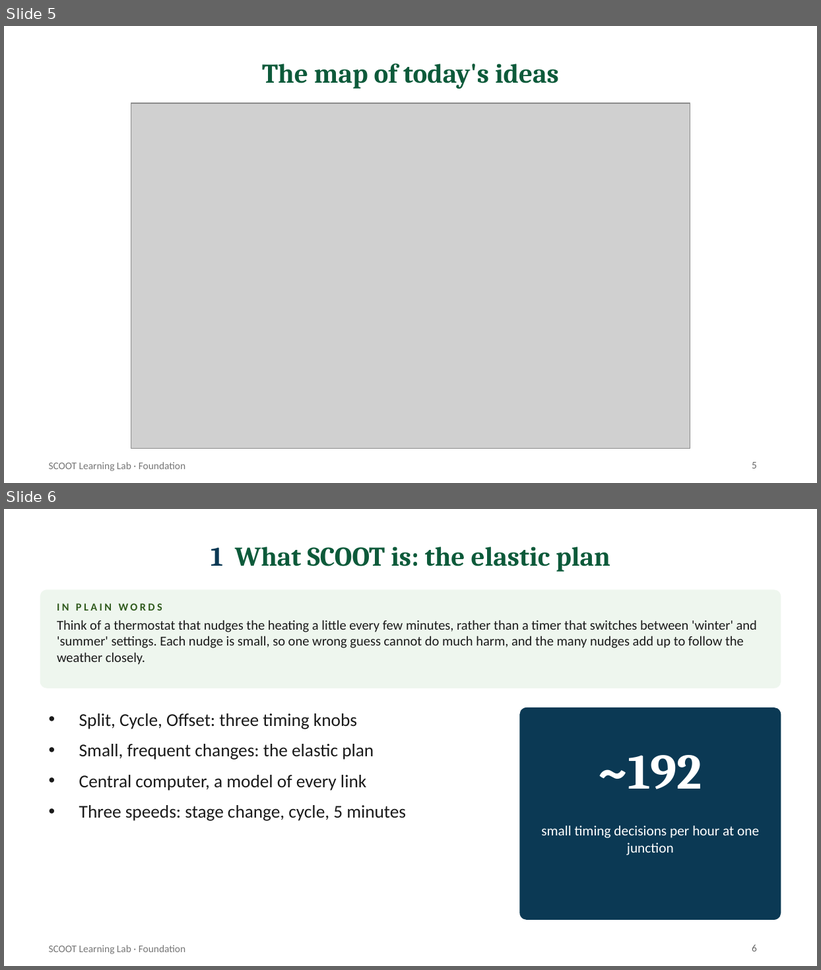
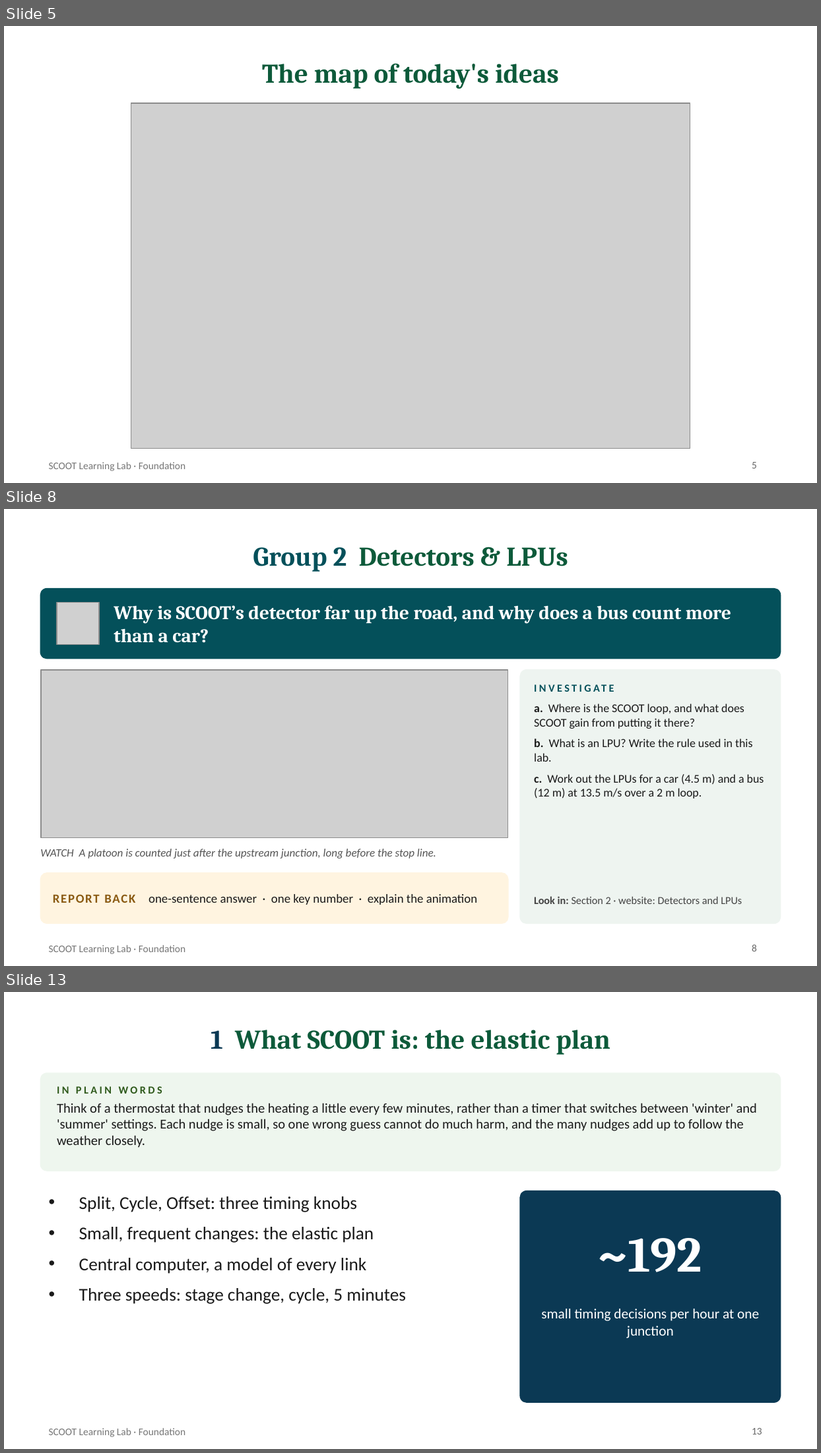
Before and after one commit to smrahmanbd/scoot-learning-lab, a slide deck: docs/materials/SCOOT_Foundation_Presentation.pptx. Shown one above the other, each under a label of ours: slides 5 and 6 before the commit, slides 5, 8 and 13 after it; the slides between them are not shown. The pictures are 821x970 and 821x1453 pixels, drawn with LibreOffice and Linux fonts; fonts in the diff are those of the drawing; grey boxes stand for pictures. Boxes give left, top, right and bottom in pixels: in the first picture for what was removed or moved away, otherwise in the second. Text is boxed around its words. In the diff, an @@ line names an element or a change of style, - is before the commit and + after.

```diff
--- a/docs/materials/SCOOT_Foundation_Presentation.pptx
+++ b/docs/materials/SCOOT_Foundation_Presentation.pptx
@@ slide 8 added at <box>4,509,817,966</box>, background #FFFFFF; not listed: 1 template element that a slide beside it also shows @@
@@ title added at <box>253,547,568,572</box>, 24 pt, text #0D5A3A, bold @@
+Group 2 Detectors & LPUs
@@ rounded rectangle added at <box>40,589,781,659</box>, fill #04505A, outline #04505A 1 pt @@
@@ picture added at <box>57,603,99,645</box> @@
@@ text added at <box>114,605,731,643</box>, 17 pt, text #FFFFFF, bold @@
+Why is SCOOT’s detector far up the road, and why does a bus count more than a car?
@@ picture added at <box>40,670,508,838</box> @@
@@ rounded rectangle added at <box>520,670,781,923</box>, fill #EEF4F0, outline #EEF4F0 1 pt @@
@@ text added at <box>534,677,770,699</box>, 9.5 pt, text #04505A, bold @@
+INVESTIGATE
@@ text added at <box>534,704,764,799</box>, 10.5 pt, text #1A1A1A @@
+a. Where is the SCOOT loop, and what does SCOOT gain from putting it there?
+b. What is an LPU? Write the rule used in this lab.
+c. Work out the LPUs for a car (4.5 m) and a bus (12 m) at 13.5 m/s over a 2 m loop.
@@ text added at <box>40,849,436,859</box>, 10 pt, text #555555, italic @@
+WATCH A platoon is counted just after the upstream junction, long before the stop line.
@@ rounded rectangle added at <box>40,873,508,923</box>, fill #FFF4E0, outline #FFF4E0 1 pt @@
@@ text added at <box>53,894,478,905</box>, 11 pt, text #1A1A1A @@
+REPORT BACK one-sentence answer · one key number · explain the animation
@@ text added at <box>534,896,742,904</box>, 9.5 pt, text #444444 @@
+Look in: Section 2 · website: Detectors and LPUs
@@ page number added at <box>752,945,757,952</box>, 9 pt, text #666666 @@
+8
@@ what was slide 6 is now slide 13 @@
@@ page number at <box>752,1428,762,1435</box>: text changed @@
-6
+13
```
Also in this commit, not shown: 4 slides changed, 13 other slides added, 1 other file.
